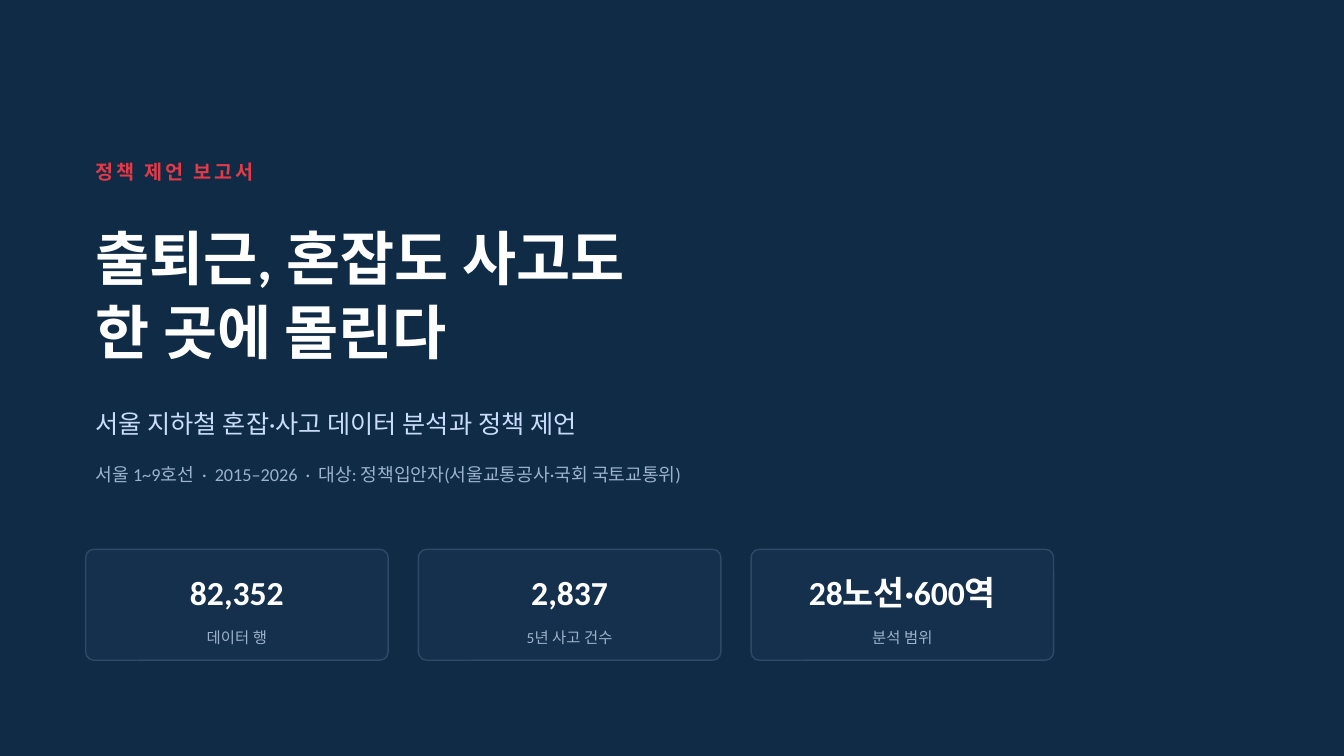
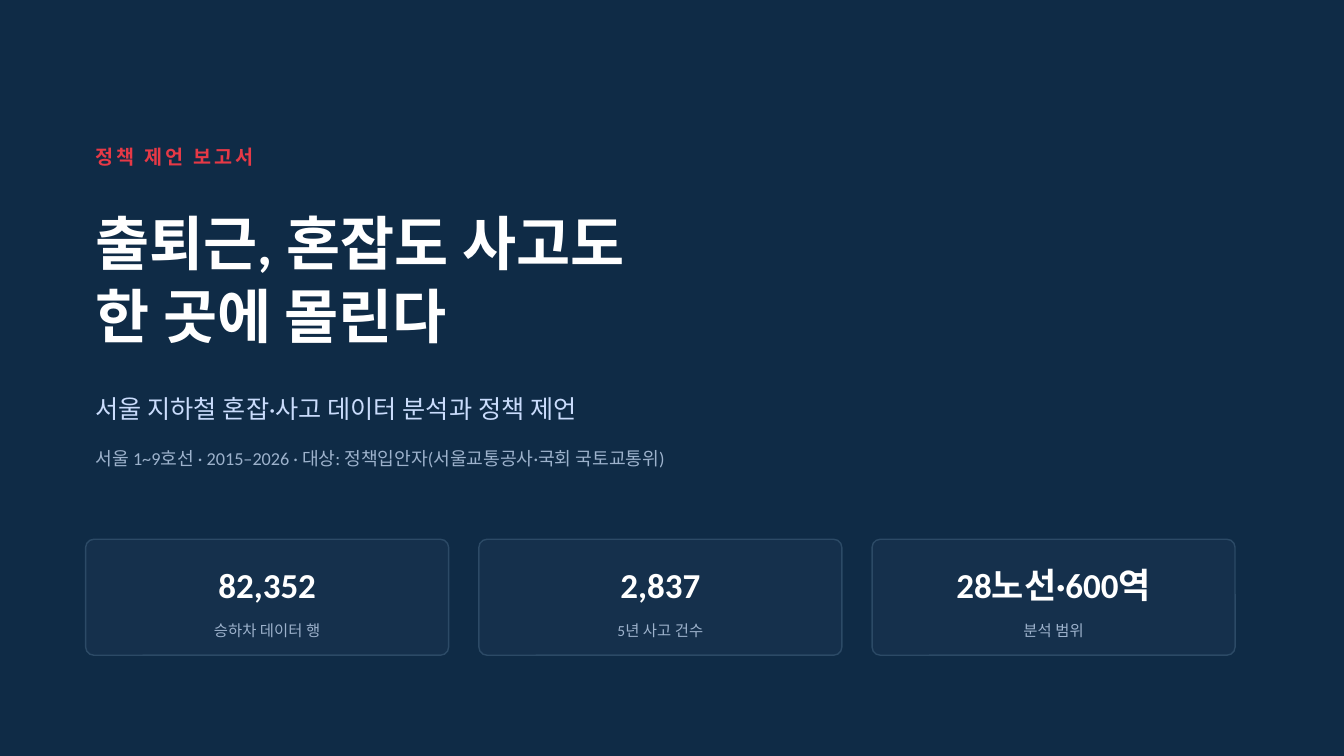
Before and after one commit to yuneunmi814-cmyk/data-analysis-mini-project, a slide deck: slide 1 of 발표장표_지하철혼잡.pptx. Drawn at 1344x756 pixels with LibreOffice and Linux fonts; fonts in the diff are those of the drawing. Boxes give left, top, right and bottom in pixels: in the first picture for what was removed or moved away, otherwise in the second. Text is boxed around its words. In the diff, an @@ line names an element or a change of style, - is before the commit and + after.

```diff
--- a/발표장표_지하철혼잡.pptx
+++ b/발표장표_지하철혼잡.pptx
@@ text "출퇴근, 혼잡도 사고도" at box(96, 215, 624, 344): line spacing 1.05 to 1.04 @@
@@ 4 texts: place and size @@
-4 texts at box(96, 162, 681, 483)
+4 texts at box(96, 147, 665, 468)
@@ rounded rectangle: place and size @@
-rounded rectangle at box(86, 549, 388, 660)
+rounded rectangle at box(86, 539, 449, 655)
@@ rounded rectangle: place and size @@
-rounded rectangle at box(418, 549, 721, 660)
+rounded rectangle at box(479, 539, 842, 655)
@@ proportions changed in 3 elements at box(86, 539, 449, 655), box(479, 539, 842, 655), box(872, 539, 1235, 655) @@
@@ rounded rectangle: place and size @@
-rounded rectangle at box(751, 549, 1054, 660)
+rounded rectangle at box(872, 539, 1235, 655)
@@ text "82,352": place and size @@
-text "82,352" at box(190, 581, 284, 610)
+text "82,352" at box(218, 574, 316, 603)
@@ text "2,837": place and size @@
-text "2,837" at box(531, 581, 608, 610)
+text "2,837" at box(620, 574, 700, 603)
@@ size 24 to 25 pt in 3 elements at box(218, 574, 316, 603), box(620, 574, 700, 603), box(956, 569, 1150, 601) @@
@@ text "28노선·600역": place and size @@
-text "28노선·600역" at box(809, 578, 996, 608)
+text "28노선·600역" at box(956, 569, 1150, 601)
@@ text at box(214, 623, 320, 637): text changed @@
-데이터 행
+승하차 데이터 행
@@ text "5년 사고 건수": place and size @@
-text "5년 사고 건수" at box(527, 630, 612, 644)
+text "5년 사고 건수" at box(617, 623, 703, 637)
@@ text "분석 범위": place and size @@
-text "분석 범위" at box(872, 630, 932, 644)
+text "분석 범위" at box(1023, 623, 1083, 637)
```
Also in this commit, not shown: 10 other slides changed, 4 slides added, 1 other file.
